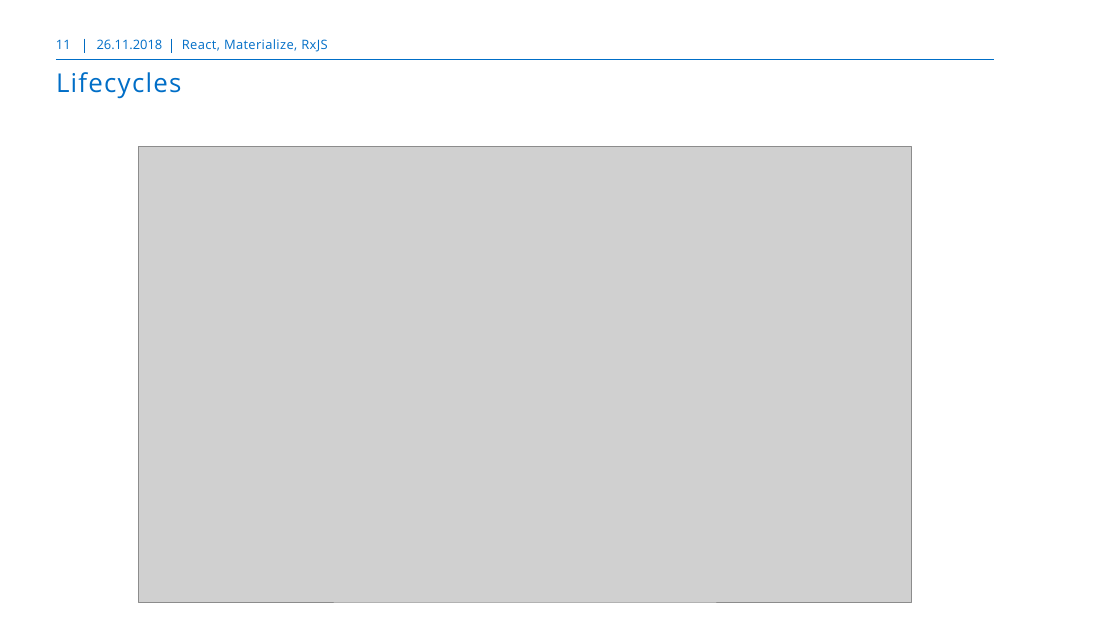
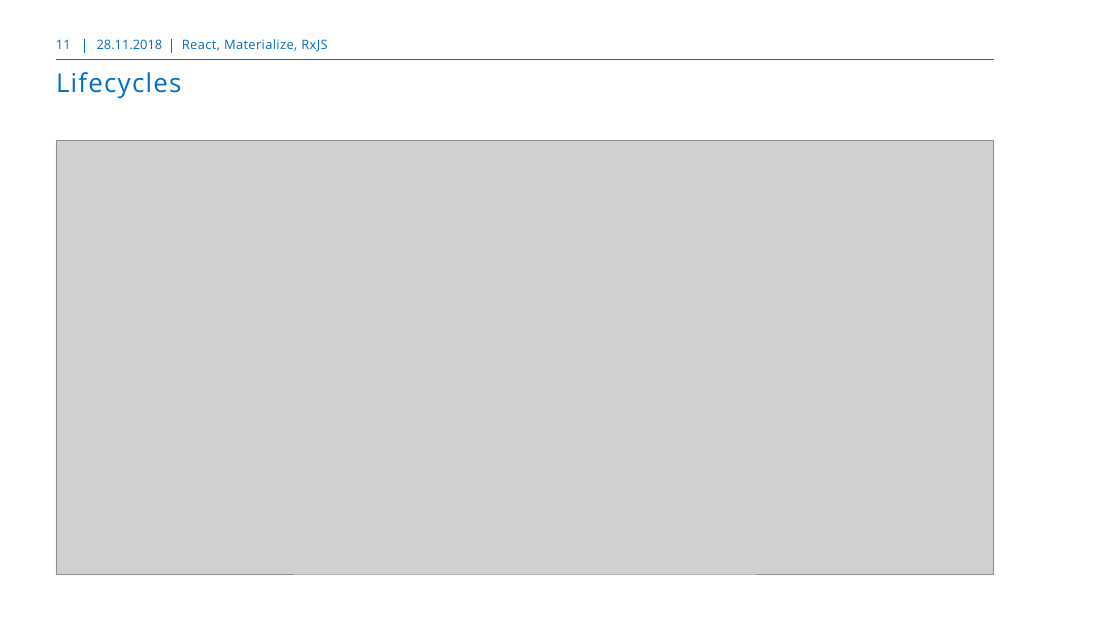
Before and after one commit to markusborer/ReactKursBern, a slide deck: slide 11 of React.pptx. Drawn at 1120x630 pixels with LibreOffice and Linux fonts; fonts in the diff are those of the drawing; grey boxes stand for pictures; background and template pictures are left out. Boxes give left, top, right and bottom in pixels: in the first picture for what was removed or moved away, otherwise in the second. Text is boxed around its words. In the diff, an @@ line names an element or a change of style, - is before the commit and + after.

```diff
--- a/React.pptx
+++ b/React.pptx
@@ text at (97,39,163,49): text changed @@
-26.11.2018
+28.11.2018
@@ picture: place and size @@
-picture at (138,147,912,602)
+picture at (56,140,994,574)
```
Also in this commit, not shown: 43 other slides changed.
